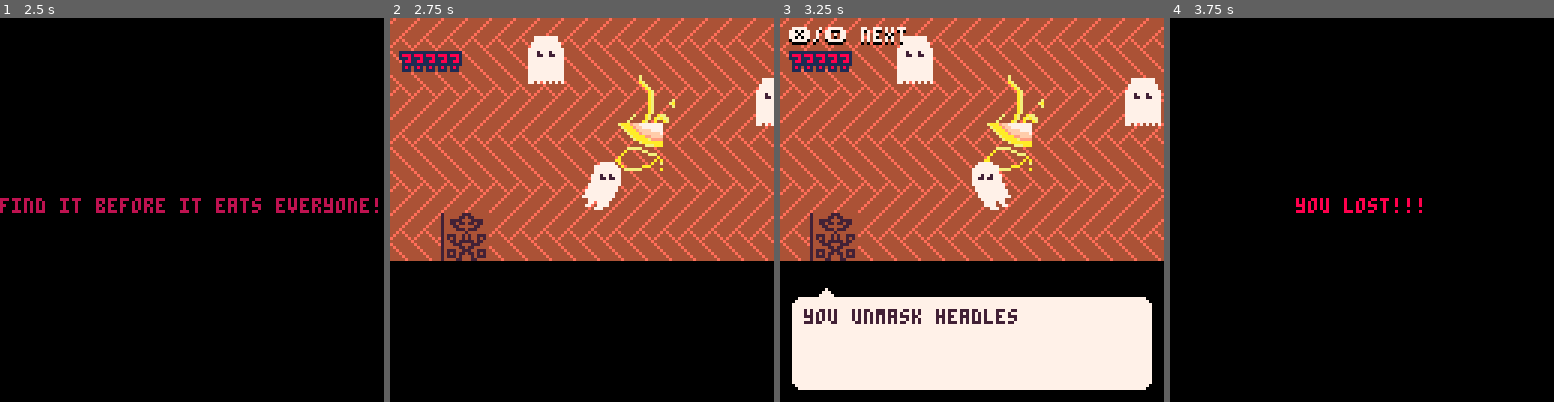
Above: before the commit, frames 1-4 (left to right).
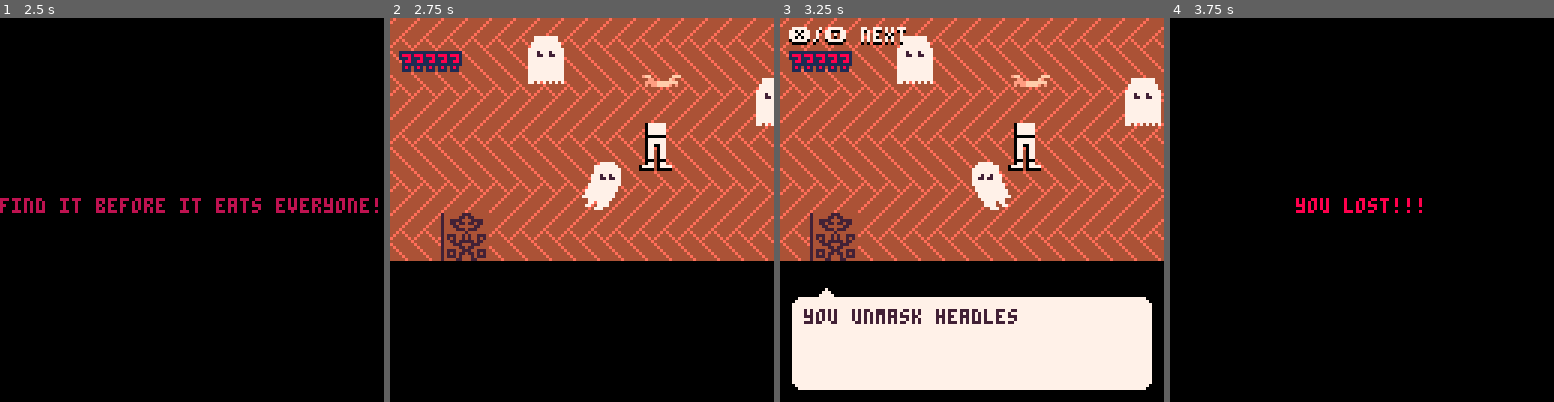
Above: after the commit, the same moments.

Repository: Alfie-Edwards/jaccuse
Game: PICO-8 cartridge game.p8
The game is run twice, just before and just after one commit, with the same random seed, the same clock (stepped at 60 frames per second) and the same inputs.
Inputs (mouse positions are in pixels of both pictures, inside the frame that each line leads up to):
- Up to frame 1 (2.5 s): tap X (X key) at 0.33, 1.07, 1.85 s; click (280, 121) at 0.67 s; tap O (Z key) at 0.7, 1.7, 2.1 s; click (46, 267) at 1.22 s; hold Right 1.6-2.1 s; click (107, 114) at 1.77 s; hold Up 2.15-2.42 s; click (172, 259) at 2.32 s; hold Right from 2.47 s (still down)
- Up to frame 2 (2.75 s): keep holding Right; tap O (Z key) at 2.5 s
- Up to frame 3 (3.25 s): click (1014, 106) at 2.87 s; tap O (Z key) at 2.9 s; tap X (X key) at 2.97 s; release Right at 3.03 s; hold Left from 3.08 s (still down)
- Up to frame 4 (3.75 s): tap O (Z key) at 3.3, 3.7 s; click (1465, 256) at 3.42 s; release Left at 3.58 s; hold Down from 3.63 s (still down)

Frame 1 is identical in both runs. In frame 2, 1.4% of the frame differs, in the area x 58-76%, y 14-40%; in frame 3, 1.4%; in frame 4, nothing differs.

Commit message:
headless sprite

Diff:
--- a/scenario.lua
+++ b/scenario.lua
@@ -94,7 +94,7 @@
 				name = "headless man",
 				x = 194,
 				y = 226,
-				sprite = sprites.guest5,
+				sprite = sprites.small_headless,
 				dialogue = {
 					Line("..."),
 					Questions({
--- a/sprites.lua
+++ b/sprites.lua
@@ -52,9 +52,10 @@
 		small_doctor = adv_sprite(function(x, y)
 				sspr(22, 53, 15, 10, x, y)
 			end),
-		-- small_headless = adv_sprite(function(x, y)
-		-- 		rotate(38, 51, 2, x, y, 4, 13)
-		-- 	end),
+		small_headless = adv_sprite(function(x, y)
+				-- rotate(38, 51, 2, x, y, 4, 13)
+				sspr(48, 19, 13, 4, x, y)
+			end),
 		small_lion = adv_sprite(function(x, y)
 				sspr(44, 49, 14, 15, x, y)
 			end),
